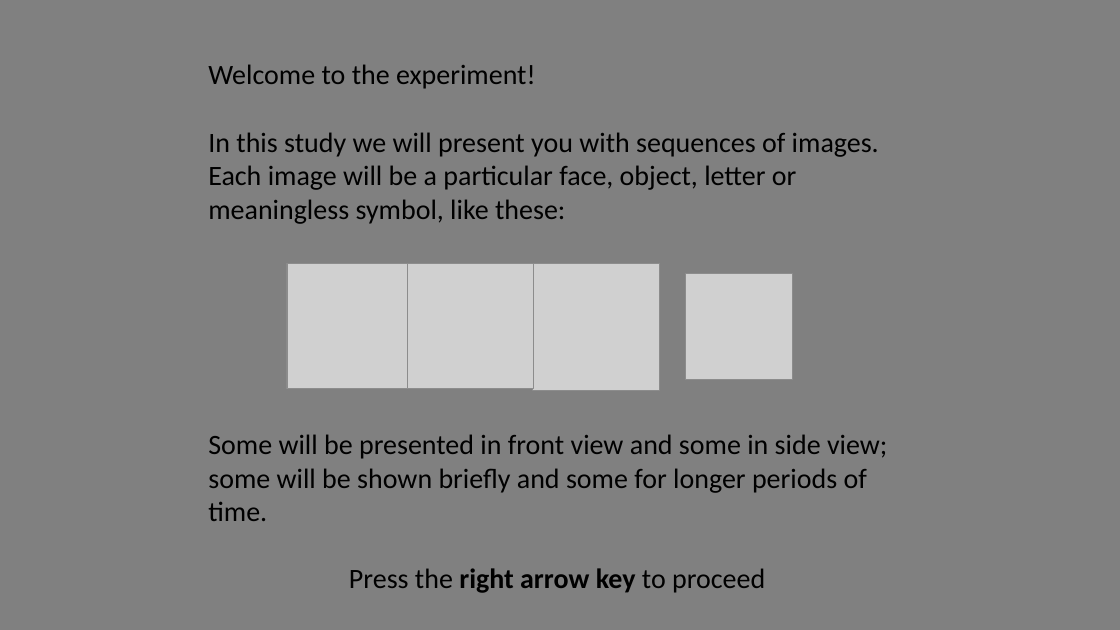
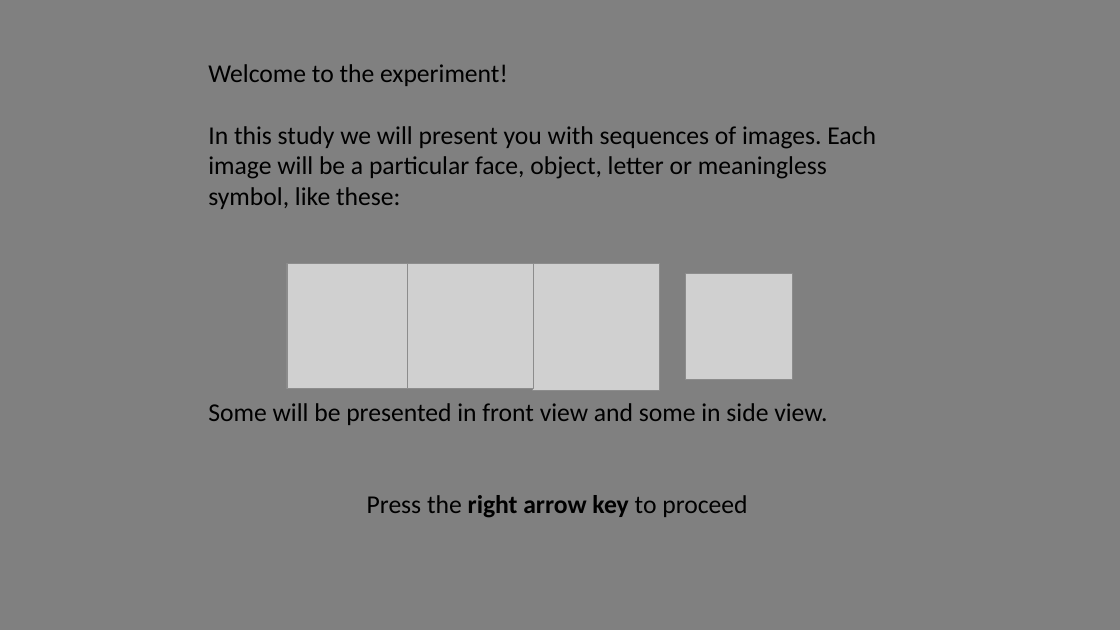
Before and after one commit to NCCLabMPI/Reconstructed_time_experiment, a slide deck: slide 1 of instructions/Instructions.pptx. Drawn at 1120x630 pixels with LibreOffice and Linux fonts; fonts in the diff are those of the drawing; grey boxes stand for pictures. Boxes give left, top, right and bottom in pixels: in the first picture for what was removed or moved away, otherwise in the second. Text is boxed around its words. In the diff, an @@ line names an element or a change of style, - is before the commit and + after.

```diff
--- a/instructions/Instructions.pptx
+++ b/instructions/Instructions.pptx
@@ text at <box>208,64,876,518</box>: size 24 to 22 pt in "Welcome to the experiment!", "In this study we will present you ...", "Press the right arrow key to proceed" @@
@@ text at <box>208,403,827,425</box>: text changed; size 24 to 22 pt @@
-Some will be presented in front view and some in side view; some will be shown briefly and some for longer periods of time.
+Some will be presented in front view and some in side view.
```
Also in this commit, not shown: 3 other slides changed, 2 slides added, 19 other files.
